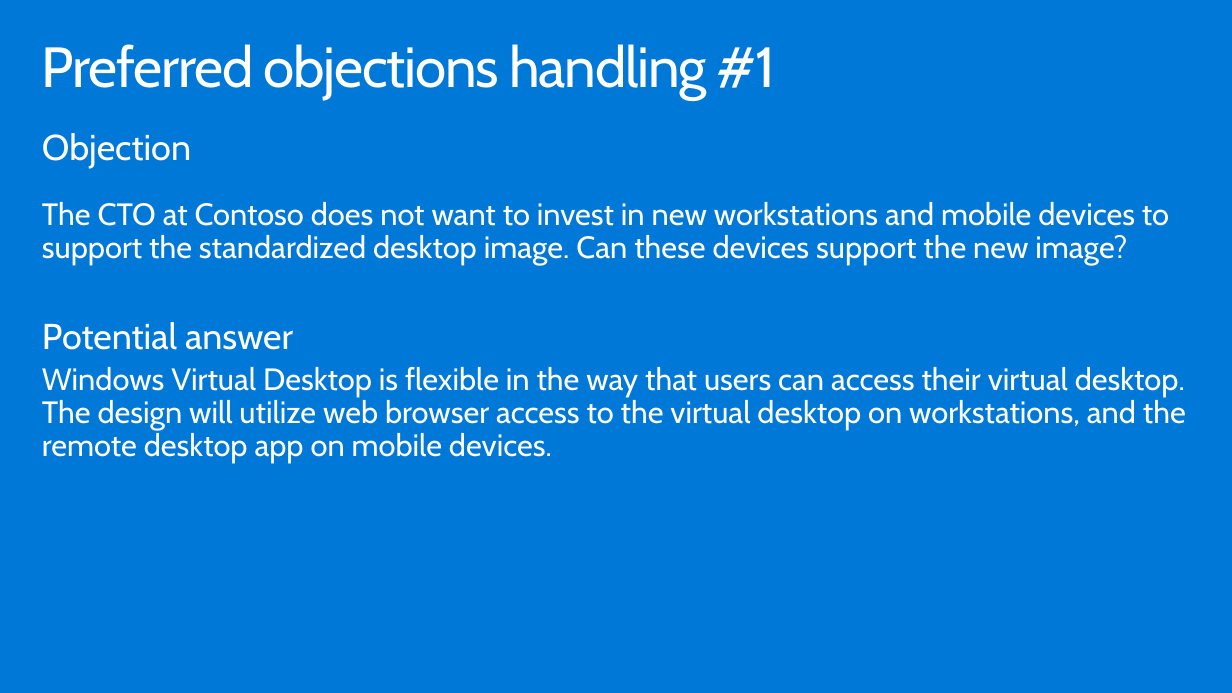
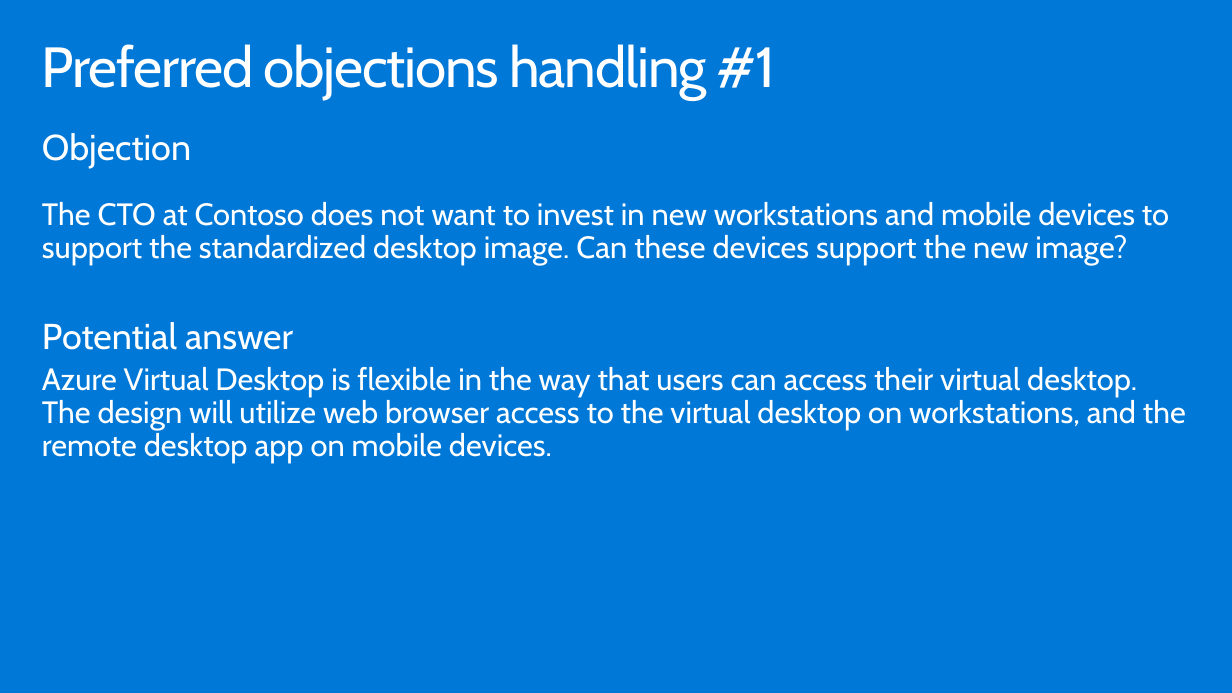
Before and after one commit to tobiasrademacher/MCW-Implementing-Azure-Virtual-Desktop-in-the-enterprise, a slide deck: slide 28 of Whiteboard design session/WDS trainer presentation - Implementing Windows Virtual Desktop in the enterprise.pptx. Drawn at 1232x693 pixels with LibreOffice and Linux fonts; fonts in the diff are those of the drawing. Boxes give left, top, right and bottom in pixels: in the first picture for what was removed or moved away, otherwise in the second. Text is boxed around its words. In the diff, an @@ line names an element or a change of style, - is before the commit and + after.

```diff
--- a/Whiteboard design session/WDS trainer presentation - Implementing Windows Virtual Desktop in the enterprise.pptx
+++ b/Whiteboard design session/WDS trainer presentation - Implementing Windows Virtual Desktop in the enterprise.pptx
@@ text at (42, 367, 1186, 463): text changed @@
-Windows Virtual Desktop is flexible in the way that users can access their virtual desktop. The design will utilize web browser access to the virtual desktop on workstations, and the remote desktop app on mobile devices.
+Azure Virtual Desktop is flexible in the way that users can access their virtual desktop. The design will utilize web browser access to the virtual desktop on workstations, and the remote desktop app on mobile devices.
```
Also in this commit, not shown: 7 other slides changed, 5 other files.
